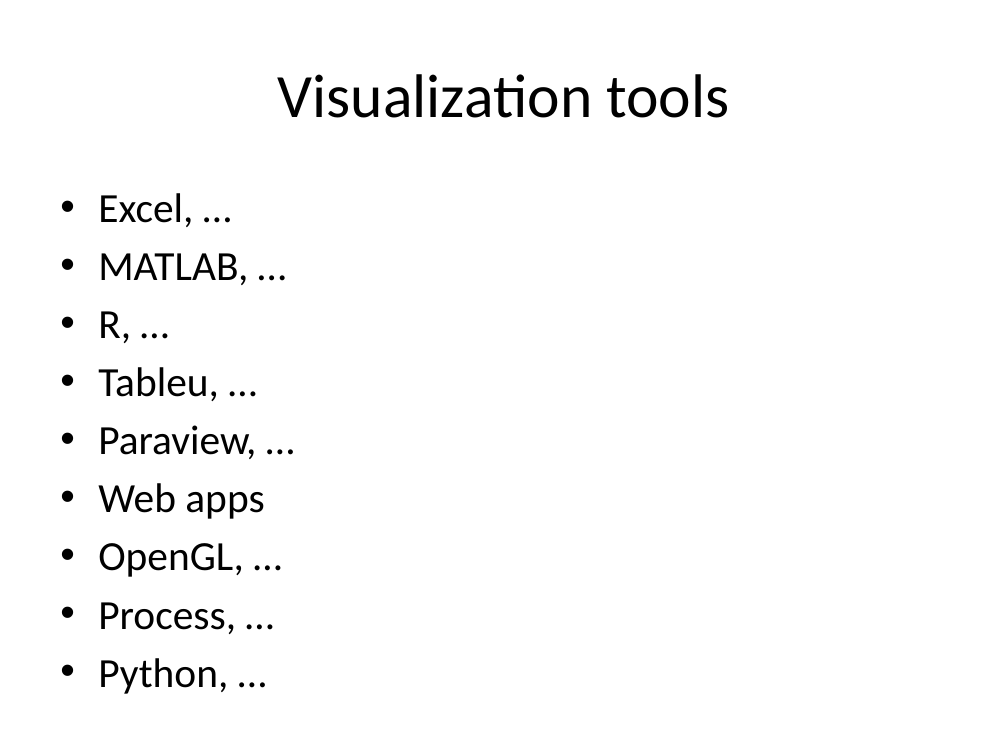
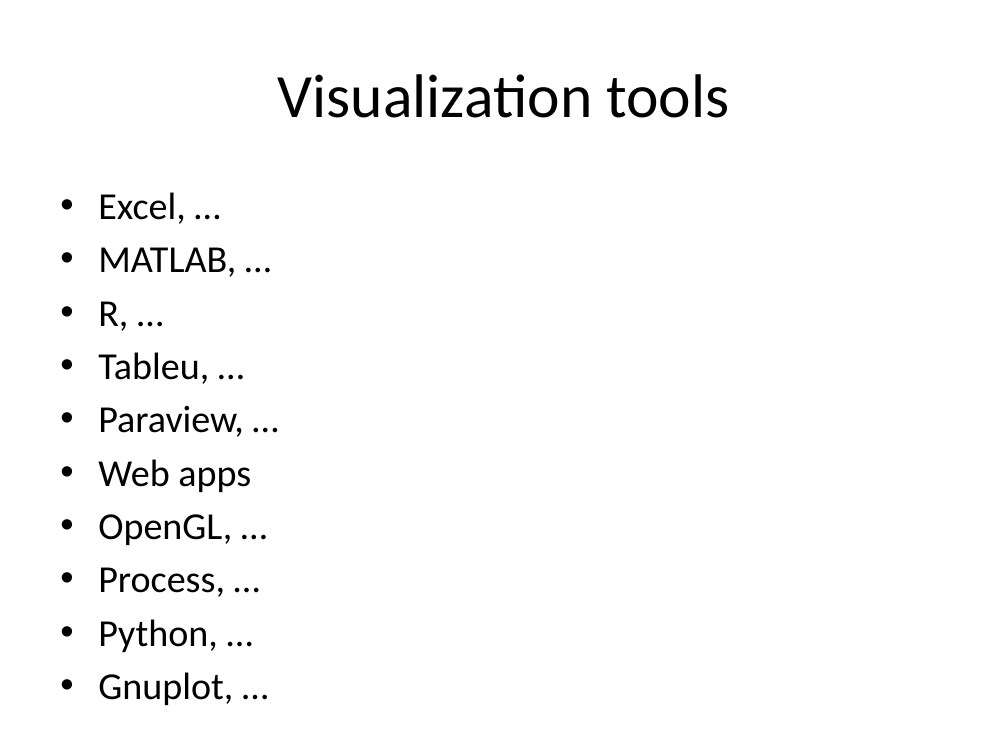
Before and after one commit to bakerjonas/python-tutorials, a slide deck: slide 3 of Plotting/Plotting and Visualization.pptx. Drawn at 1008x756 pixels with LibreOffice and Linux fonts; fonts in the diff are those of the drawing. Boxes give left, top, right and bottom in pixels: in the first picture for what was removed or moved away, otherwise in the second. Text is boxed around its words. In the diff, an @@ line names an element or a change of style, - is before the commit and + after.

```diff
--- a/Plotting/Plotting and Visualization.pptx
+++ b/Plotting/Plotting and Visualization.pptx
@@ text at box(98, 192, 251, 652): paragraph added @@
+• Gnuplot, …
@@ text at box(98, 192, 251, 652): size 29.6 to 27.2 pt in "Excel, …", "MATLAB, …", "R, …", "Tableu, …" and 5 more places @@
```
Also in this commit, not shown: 5 other slides changed, 1 other file.
